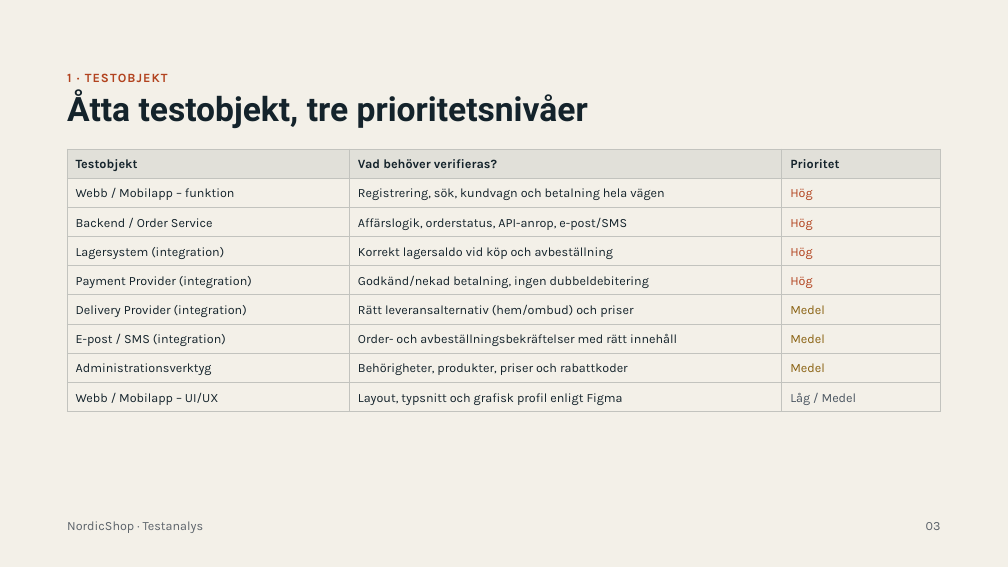
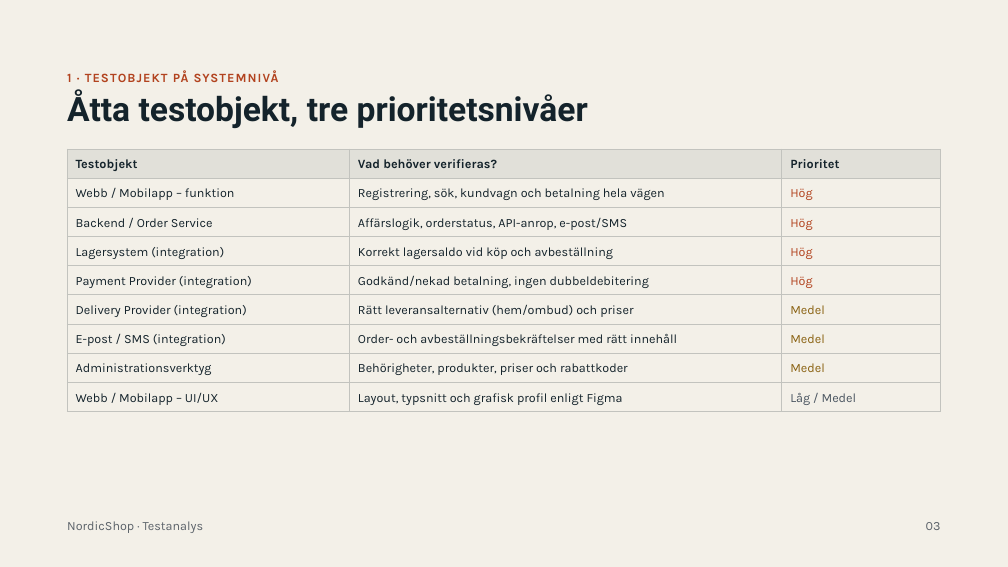
Before and after one commit to WoodyViking/NordicShop, a slide deck: slide 3 of powerpoints/NordicShop – Testanalys.pptx. Drawn at 1008x567 pixels with LibreOffice and Linux fonts; fonts in the diff are those of the drawing. Boxes give left, top, right and bottom in pixels: in the first picture for what was removed or moved away, otherwise in the second. Text is boxed around its words. In the diff, an @@ line names an element or a change of style, - is before the commit and + after.

```diff
--- a/powerpoints/NordicShop – Testanalys.pptx
+++ b/powerpoints/NordicShop – Testanalys.pptx
@@ text at <box>67,70,279,82</box>: text changed @@
-1 · TESTOBJEKT
+1 · TESTOBJEKT PÅ SYSTEMNIVÅ
```
Also in this commit, not shown: 9 other slides changed, 1 slide added.
